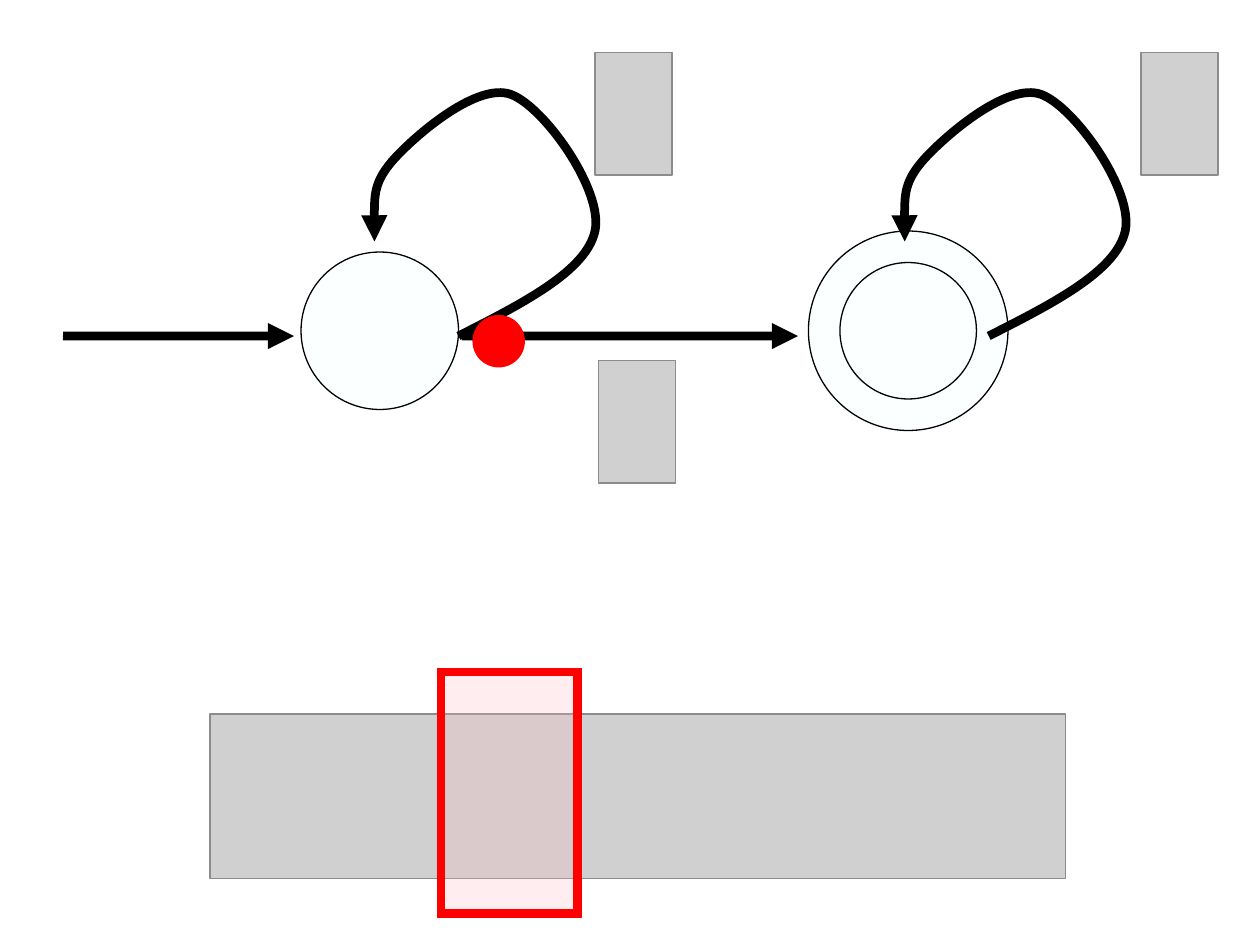
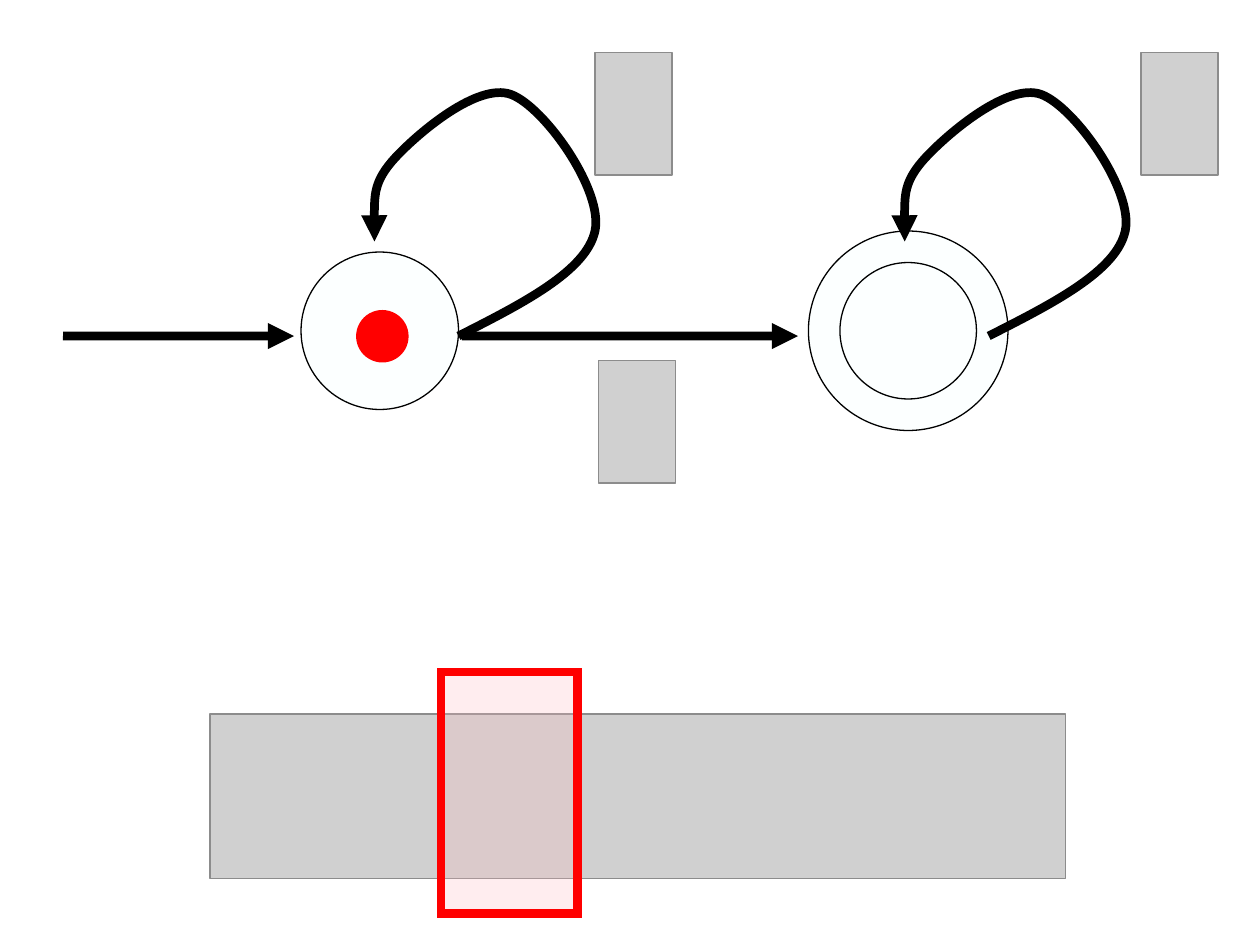
Before and after one commit to gcross/QC-Talks, a slide deck: slide 22 of GeneralExam/WeaponsOfMassSimulation.odp (slide 38 before the commit). Drawn at 1260x945 pixels with LibreOffice and Linux fonts; fonts in the diff are those of the drawing; grey boxes stand for pictures; background and template pictures are left out. Boxes give left, top, right and bottom in pixels: in the first picture for what was removed or moved away, otherwise in the second. Text is boxed around its words. In the diff, an @@ line names an element or a change of style, - is before the commit and + after.

```diff
--- a/GeneralExam/WeaponsOfMassSimulation.odp
+++ b/GeneralExam/WeaponsOfMassSimulation.odp
@@ ellipse: place and size @@
-ellipse at (472,315,525,368)
+ellipse at (357,310,410,363)
```
Also in this commit, not shown: 19 other slides changed, 4 slides added, 101 slides removed.
